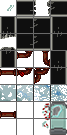
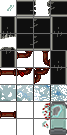
Two versions of the same layered image (w=67, h=135). Layer-by-layer changes:
painted on "Ebene 4" over [46, 103, 65, 134]
